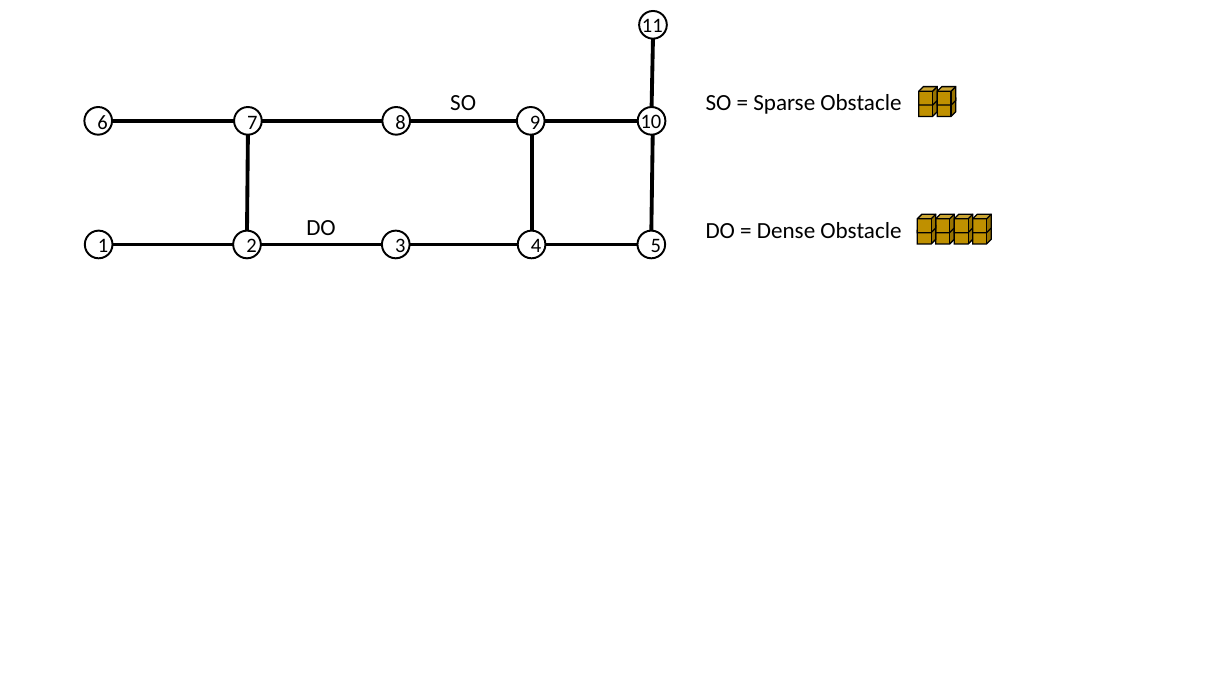
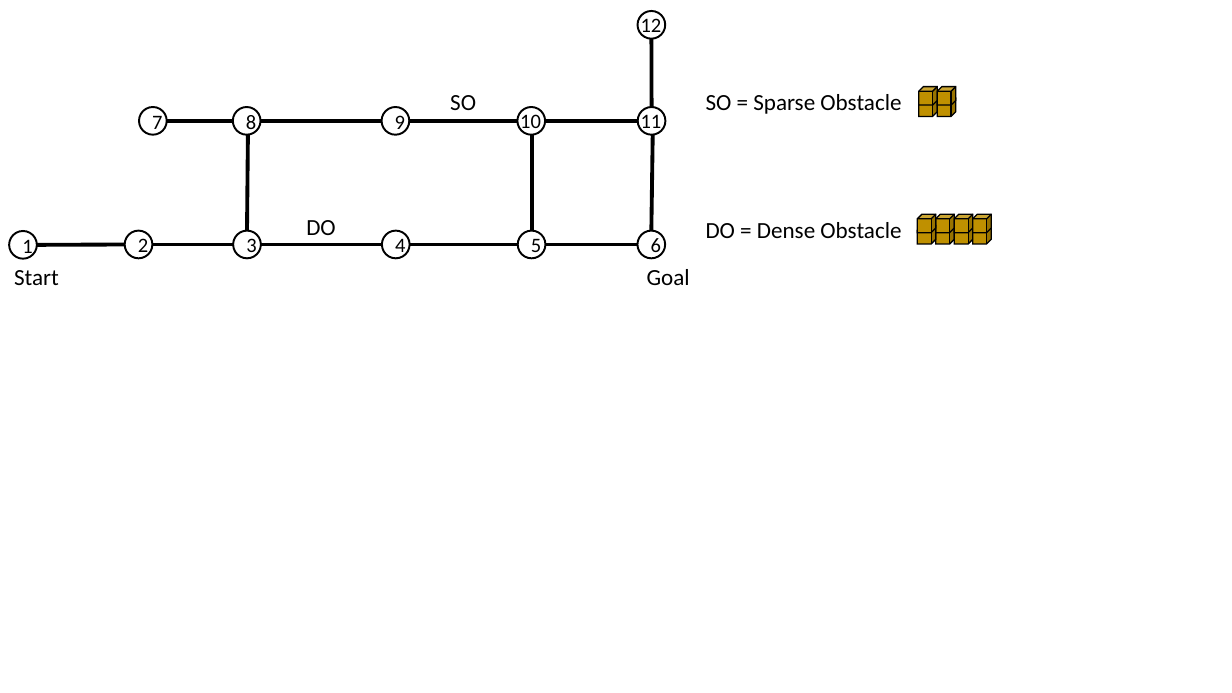
Before and after one commit to cmu-able/explainable-planning, a slide deck: slide 10 of XPlanningEvaluation/data/instruction/instruction.pptx (slide 8 before the commit). Drawn at 1232x693 pixels with LibreOffice and Linux fonts; fonts in the diff are those of the drawing. Boxes give left, top, right and bottom in pixels: in the first picture for what was removed or moved away, otherwise in the second. Text is boxed around its words. In the diff, an @@ line names an element or a change of style, - is before the commit and + after.

```diff
--- a/XPlanningEvaluation/data/instruction/instruction.pptx
+++ b/XPlanningEvaluation/data/instruction/instruction.pptx
@@ text added at [641, 15, 662, 38], 16 pt, text #000000 @@
+12
@@ ellipse "7": place and size @@
-ellipse "7" at [234, 107, 262, 135]
+ellipse "7" at [139, 107, 166, 135]
@@ ellipse "8": place and size @@
-ellipse "8" at [383, 107, 410, 135]
+ellipse "8" at [233, 107, 261, 135]
@@ ellipse "9": place and size @@
-ellipse "9" at [517, 107, 544, 135]
+ellipse "9" at [382, 107, 409, 135]
@@ text "10": place and size @@
-text "10" at [641, 111, 662, 134]
+text "10" at [520, 111, 541, 134]
@@ ellipse added at [518, 107, 545, 135], outline #000000 1.5 pt @@
@@ text "11": place and size @@
-text "11" at [642, 15, 663, 38]
+text "11" at [641, 111, 662, 134]
@@ line moved from (234, 121) - (112, 121) to (233, 121) - (166, 121) @@
@@ ellipse "1": place and size @@
-ellipse "1" at [85, 231, 113, 259]
+ellipse "1" at [9, 231, 37, 259]
@@ ellipse "2": place and size @@
-ellipse "2" at [233, 231, 261, 259]
+ellipse "2" at [125, 231, 152, 259]
@@ ellipse "3": place and size @@
-ellipse "3" at [382, 231, 409, 259]
+ellipse "3" at [233, 231, 261, 259]
@@ ellipse "4": place and size @@
-ellipse "4" at [518, 231, 545, 259]
+ellipse "4" at [382, 231, 409, 259]
@@ ellipse "5": place and size @@
-ellipse "5" at [638, 231, 665, 259]
+ellipse "5" at [518, 231, 545, 259]
@@ ellipse "6": place and size @@
-ellipse "6" at [84, 107, 112, 135]
+ellipse "6" at [638, 231, 665, 259]
@@ line added from (37, 245) to (125, 245), #000000 3 pt @@
@@ line moved from (113, 245) - (233, 245) to (152, 245) - (233, 245) @@
@@ text added at [647, 269, 690, 285], 18 pt, text #000000 @@
+Goal
@@ text added at [14, 270, 59, 285], 18 pt, text #000000 @@
+Start
```
Also in this commit, not shown: 8 other slides changed, 4 slides added, 5 slides removed.
